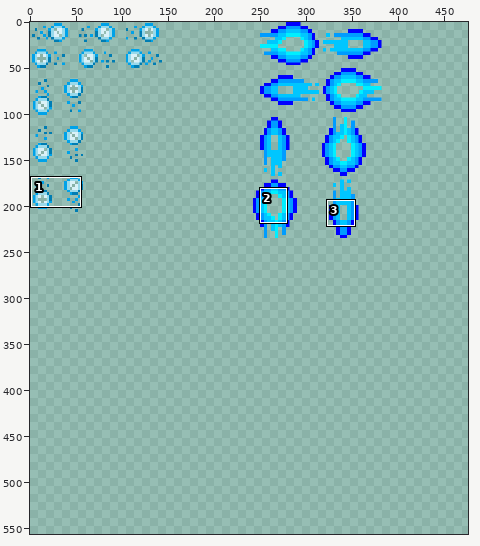
Two versions of one sprite sheet, SDL8_Handout/Game/rtype/particles2.png. The picture above shows the old version from afar; the outline marks the close-up.
Close-up. First the earlier version:
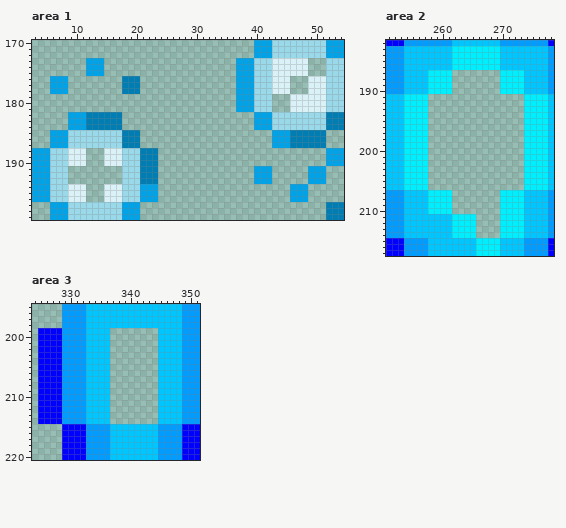
The file is 512x512 pixels. Colours within 5 levels of each other are drawn and written as one. Shown: area 1: x 3..54, y 170..199; area 2: x 251..278, y 182..217; area 3: x 324..351, y 195..220. The old version is drawn lined up with the new one, on the new canvas. The wide view leaves out empty margins. The commit also changed other parts of the picture, which this record leaves out.
The same view after the edit:
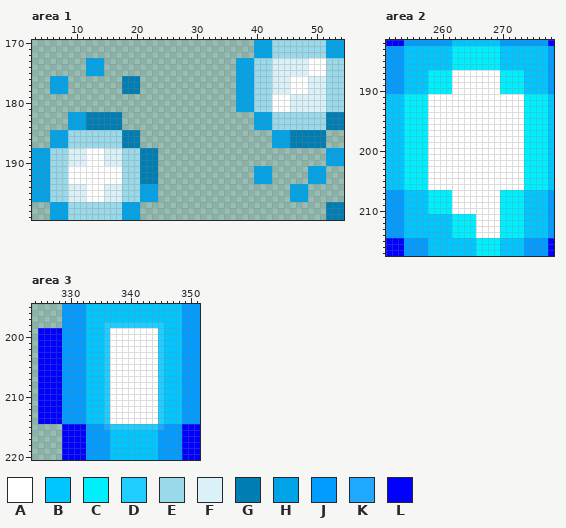
Palette (. is transparent): A #ffffff  B #00c6ff  C #00efff  D #20cdff  E #99d9ea  F #daf1f8  G #007db3  H #00a2e8  J #009cff  K #20a8ff  L #0000ff
Diff:
canvas 512x512 -> 642x620
--- area 1
@@ x 41..53 @@
 172 HHEEEEEEEEEHH
-173 EEFFFFFF...EE
-174 EEFFFFFF...EE
-175 EEFFFFFF...EE
-176 EEFFF...FFFEE
-177 EEFFF...FFFEE
-178 EEFFF...FFFEE
-179 EE...FFFFFFEE
-180 EE...FFFFFFEE
-181 EE...FFFFFFEE
+173 EEFFFFFFAAAEE
+174 EEFFFFFFAAAEE
+175 EEFFFFFFAAAEE
+176 EEFFFAAAFFFEE
+177 EEFFFAAAFFFEE
+178 EEFFFAAAFFFEE
+179 EEAAAFFFFFFEE
+180 EEAAAFFFFFFEE
+181 EEAAAFFFFFFEE
 182 HHEEEEEEEEEGG
@@ x 7..19 @@
 187 HHEEEEEEEEEGG
-188 EEFFF...FFFEE
-189 EEFFF...FFFEE
-190 EEFFF...FFFEE
-191 EE.........EE
-192 EE.........EE
-193 EE.........EE
-194 EEFFF...FFFEE
-195 EEFFF...FFFEE
-196 EEFFF...FFFEE
+188 EEFFFAAAFFFEE
+189 EEFFFAAAFFFEE
+190 EEFFFAAAFFFEE
+191 EEAAAAAAAAAEE
+192 EEAAAAAAAAAEE
+193 EEAAAAAAAAAEE
+194 EEFFFAAAFFFEE
+195 EEFFFAAAFFFEE
+196 EEFFFAAAFFFEE
 197 HHEEEEEEEEEHH
--- area 2
@@ x 251..278 @@
 186 JJJBBBBBBBBCCCCCCCCBBBBBBBBJ
-187 JJJBBBBCCCC........CCCCBBBBJ
-188 JJJBBBBCCCC........CCCCBBBBJ
-189 JJJBBBBCCCC........CCCCBBBBJ
-190 JJJBBBBCCCC........CCCCBBBBJ
-191 BBBCCCC................CCCCB
-192 BBBCCCC................CCCCB
-193 BBBCCCC................CCCCB
-194 BBBCCCC................CCCCB
-195 BBBCCCC................CCCCB
-196 BBBCCCC................CCCCB
-197 BBBCCCC................CCCCB
-198 BBBCCCC................CCCCB
-199 BBBCCCC................CCCCB
-200 BBBCCCC................CCCCB
-201 BBBCCCC................CCCCB
-202 BBBCCCC................CCCCB
-203 BBBCCCC................CCCCB
-204 BBBCCCC................CCCCB
-205 BBBCCCC................CCCCB
-206 BBBCCCC................CCCCB
-207 JJJBBBBCCCC........CCCCBBBBJ
-208 JJJBBBBCCCC........CCCCBBBBJ
-209 JJJBBBBCCCC........CCCCBBBBJ
-210 JJJBBBBCCCC........CCCCBBBBJ
-211 JJJBBBBBBBBCCCC....CCCCBBBBJ
-212 JJJBBBBBBBBCCCC....CCCCBBBBJ
-213 JJJBBBBBBBBCCCC....CCCCBBBBJ
-214 JJJBBBBBBBBCCCC....CCCCBBBBJ
+187 JJJBBBBCCCCAAAAAAAACCCCBBBBJ
+188 JJJBBBBCCCCAAAAAAAACCCCBBBBJ
+189 JJJBBBBCCCCAAAAAAAACCCCBBBBJ
+190 JJJBBBBCCCCAAAAAAAACCCCBBBBJ
+191 BBBCCCCAAAAAAAAAAAAAAAACCCCB
+192 BBBCCCCAAAAAAAAAAAAAAAACCCCB
+193 BBBCCCCAAAAAAAAAAAAAAAACCCCB
+194 BBBCCCCAAAAAAAAAAAAAAAACCCCB
+195 BBBCCCCAAAAAAAAAAAAAAAACCCCB
+196 BBBCCCCAAAAAAAAAAAAAAAACCCCB
+197 BBBCCCCAAAAAAAAAAAAAAAACCCCB
+198 BBBCCCCAAAAAAAAAAAAAAAACCCCB
+199 BBBCCCCAAAAAAAAAAAAAAAACCCCB
+200 BBBCCCCAAAAAAAAAAAAAAAACCCCB
+201 BBBCCCCAAAAAAAAAAAAAAAACCCCB
+202 BBBCCCCAAAAAAAAAAAAAAAACCCCB
+203 BBBCCCCAAAAAAAAAAAAAAAACCCCB
+204 BBBCCCCAAAAAAAAAAAAAAAACCCCB
+205 BBBCCCCAAAAAAAAAAAAAAAACCCCB
+206 BBBCCCCAAAAAAAAAAAAAAAACCCCB
+207 JJJBBBBCCCCAAAAAAAACCCCBBBBJ
+208 JJJBBBBCCCCAAAAAAAACCCCBBBBJ
+209 JJJBBBBCCCCAAAAAAAACCCCBBBBJ
+210 JJJBBBBCCCCAAAAAAAACCCCBBBBJ
+211 JJJBBBBBBBBCCCCAAAACCCCBBBBJ
+212 JJJBBBBBBBBCCCCAAAACCCCBBBBJ
+213 JJJBBBBBBBBCCCCAAAACCCCBBBBJ
+214 JJJBBBBBBBBCCCCAAAACCCCBBBBJ
 215 LLLJJJJBBBBBBBBCCCCBBBBJJJJL
--- area 3
@@ x 334..347 @@
 197 BBBBBBBBBBBBBB
-198 BBBBBBBBBBBBBB
-199 BBB........BBB
-200 BBB........BBB
-201 BBB........BBB
-202 BBB........BBB
-203 BBB........BBB
-204 BBB........BBB
-205 BBB........BBB
-206 BBB........BBB
-207 BBB........BBB
-208 BBB........BBB
-209 BBB........BBB
-210 BBB........BBB
-211 BBB........BBB
-212 BBB........BBB
-213 BBB........BBB
-214 BBB........BBB
-215 JJJBBBBBBBBJJJ
+198 BBDDDDDDDDDDBB
+199 BBDAAAAAAAADBB
+200 BBDAAAAAAAADBB
+201 BBDAAAAAAAADBB
+202 BBDAAAAAAAADBB
+203 BBDAAAAAAAADBB
+204 BBDAAAAAAAADBB
+205 BBDAAAAAAAADBB
+206 BBDAAAAAAAADBB
+207 BBDAAAAAAAADBB
+208 BBDAAAAAAAADBB
+209 BBDAAAAAAAADBB
+210 BBDAAAAAAAADBB
+211 BBDAAAAAAAADBB
+212 BBDAAAAAAAADBB
+213 BBDAAAAAAAADBB
+214 BBDAAAAAAAADBB
+215 JJKDDDDDDDDKJJ
 216 JJJBBBBBBBBJJJ
Boxes around the changes in both close-ups, in picture pixels (x1, y1, x2, y2):
added: (272, 58, 326, 112)
added: (68, 148, 122, 202)
added: (428, 70, 524, 238)
changed: (104, 322, 164, 430)
